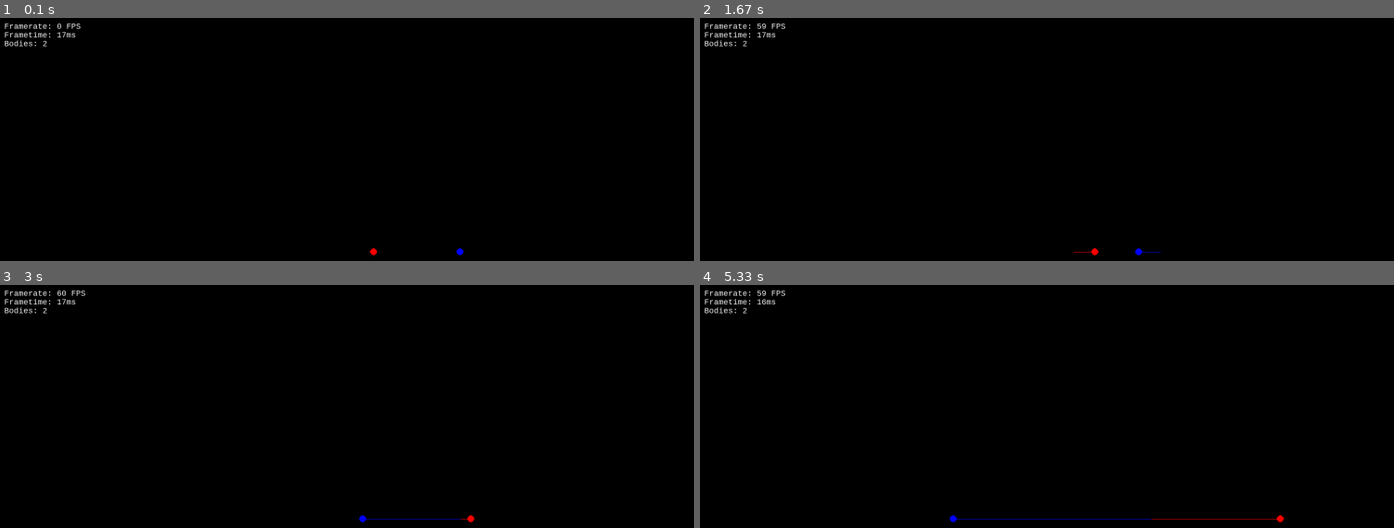
Above: before the commit, frames 1-4 (two rows, left to right).
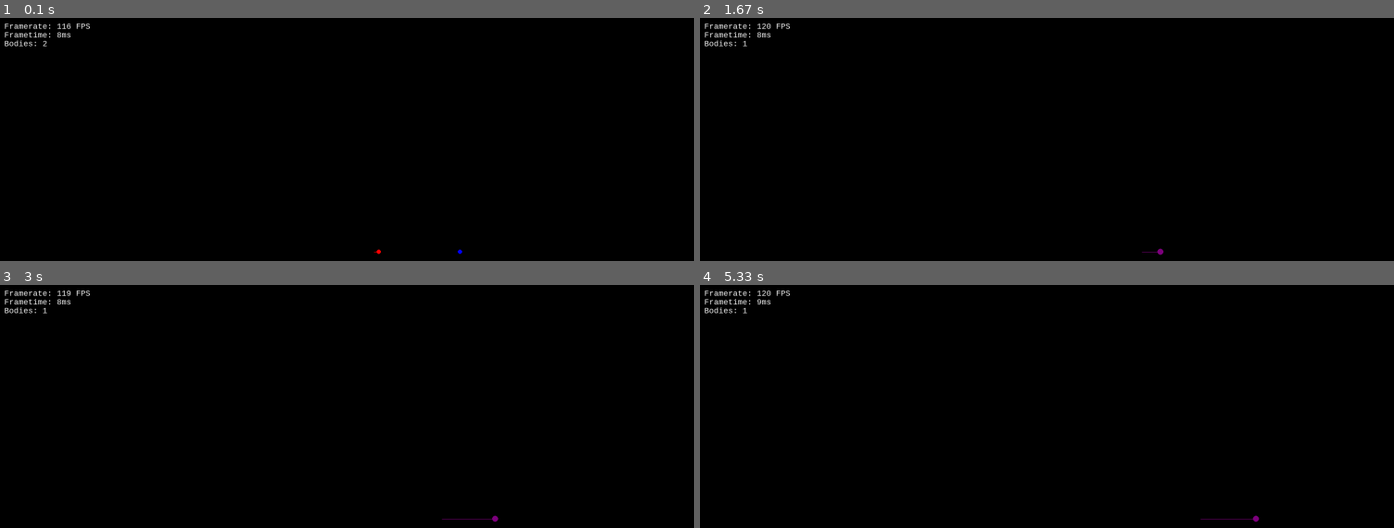
Above: after the commit, the same moments.

Repository: aydanthompson/gravity-simulator-pygame
Game: pygame game, started from main.py
Same seed, same stepped clock (60 frames per second), same inputs: the game is played once before the commit and once after it.
Inputs:
- Up to frame 1 (0.1 s): no input
- Up to frame 2 (1.67 s): no input
- Up to frame 3 (3 s): no input
- Up to frame 4 (5.33 s): no input

The runs differ from the first frame. In frame 1, 0.2% of the frame differs, in the area x 8-67%, y 2-98%; in frame 2, 0.2%; in frame 3, 0.3%; in frame 4, 0.4%, in the area x 6-85%, y 2-98%.

Commit message:
Fixed collision physics

Diff:
--- a/main.py
+++ b/main.py
@@ -11,18 +11,18 @@
         self,
         name: str,
         mass: int | float,
-        pos_x: int | float,
-        pos_y: int | float,
-        vel_x: int | float = 0,
-        vel_y: int | float = 0,
+        position_x: int | float,
+        position_y: int | float,
+        velocity_x: int | float = 0,
+        velocity_y: int | float = 0,
         color: tuple = (255, 255, 255),
     ):
         self.name = name
         self.mass = mass
-        self.pos_x = pos_x
-        self.pos_y = pos_y
-        self.vel_x = vel_x
-        self.vel_y = vel_y
+        self.position_x = position_x
+        self.position_y = position_y
+        self.velocity_x = velocity_x
+        self.velocity_y = velocity_y
         self.color = color
 
         self.force_x = 0.0
@@ -30,9 +30,10 @@
 
         self.trail = []
 
-        self.update_radius()
-
-    def update_radius(self):
+        self._update_radius()
+        self._update_momentum()
+
+    def _update_radius(self):
         # Assume the mass is the area of the circle.
         self.radius = math.sqrt(self.mass / math.pi)
         return self
@@ -41,22 +42,22 @@
         """Updates the force applied to this body for each body in `bodies`."""
         for second_body in bodies:
             if self != second_body:
-                self._update_force(second_body)
-        return self
-
-    def _update_force(self, second_body: "Body"):
+                self._update_force(second_body, bodies)
+        return self
+
+    def _update_force(self, second_body: "Body", bodies: list["Body"]):
         # In our universe, G (gravitational constant) is equal to 6.67430e-11, but in
         # this simulation G can be set to different values to change the proportionality
         # of the force applied to each body.
         G = 1.0
 
-        dx = self.pos_x - second_body.pos_x
-        dy = self.pos_y - second_body.pos_y
+        dx = self.position_x - second_body.position_x
+        dy = self.position_y - second_body.position_y
         d = math.sqrt(dx**2 + dy**2)
 
-        if d <= self.radius + second_body.radius:
+        if d <= (self.radius + second_body.radius) / 2:
             force = 0
-            # self.combine(other_body, bodies)
+            self.combine(second_body, bodies)
         else:
             # Newton's Universal Law of Gravitation:
             # https://phys.libretexts.org/Bookshelves/Conceptual_Physics/Introduction_to_Physics_(Park)/02%3A_Mechanics_I_-_Motion_and_Forces/02%3A_Dynamics/2.09%3A_Newtons_Universal_Law_of_Gravitation
@@ -69,20 +70,21 @@
 
     def update_position(self, timestep: float = 1.0):
         # a = F / m
-        self.accel_x = self.force_x / self.mass
-        self.accel_y = self.force_y / self.mass
+        self.acceleration_x = self.force_x / self.mass
+        self.acceleration_y = self.force_y / self.mass
 
         # v = at
         # v2 = v1 + at
-        self.vel_x += self.accel_x * timestep
-        self.vel_y += self.accel_y * timestep
+        self.velocity_x += self.acceleration_x * timestep
+        self.velocity_y += self.acceleration_y * timestep
 
         # s = vt
         # s2 = s1 + vt
-        self.pos_x += self.vel_x * timestep
-        self.pos_y += self.vel_y * timestep
+        self.position_x += self.velocity_x * timestep
+        self.position_y += self.velocity_y * timestep
 
         self._reset_force()
+        self._update_momentum()
         return self
 
     def _reset_force(self):
@@ -90,17 +92,36 @@
         self.force_y = 0.0
         return self
 
-    def combine(self, other_body: "Body", bodies: list):
-        self.mass += other_body.mass
-        self.radius = math.sqrt(self.radius**2 + other_body.radius**2)
-        self.pos_x = (self.pos_x + other_body.pos_x) / 2
-        self.pos_y = (self.pos_y + other_body.pos_y) / 2
-        self.vel_x = (self.vel_x + other_body.vel_x) / 2
-        self.vel_y = (self.vel_y + other_body.vel_y) / 2
+    def _update_momentum(self) -> "Body":
+        self.momentum_x = self.mass * self.velocity_x
+        self.momentum_y = self.mass * self.velocity_y
+        return self
+
+    def combine(self, second_body: "Body", bodies: list["Body"]):
+        # Combine mass.
+        self.mass += second_body.mass
+        self._update_radius()
+
+        # Combine position.
+        self.position_x = (self.position_x + second_body.position_x) / 2
+        self.position_y = (self.position_y + second_body.position_y) / 2
+
+        # Combine momentum and update velocity.
+        self.momentum_x += second_body.momentum_x
+        self.momentum_y += second_body.momentum_y
+        self.velocity_x = self.momentum_x / self.mass
+        self.velocity_y = self.momentum_y / self.mass
+
+        # Combine colors.
         self.color = tuple(
-            [int(self.color[i] + other_body.color[i]) / 2 for i in range(3)]
-        )
-        bodies.remove(other_body)
+            (color_1 + color_2) // 2
+            for _, (color_1, color_2) in enumerate(zip(self.color, second_body.color))
+        )
+
+        bodies.remove(second_body)
+
+        # Reset trail.
+        self.trail = []
 
     def update_trail(self):
         """Adds the current position to the trail and removes the oldest position from
@@ -108,7 +129,7 @@
         """
         trail_max = 2**8
 
-        self.trail.append((self.pos_x, self.pos_y))
+        self.trail.append((self.position_x, self.position_y))
 
         # Remove the oldest position from the trail if
         # the number of points exceeds `trail_max`.
@@ -116,17 +137,20 @@
             self.trail.pop(0)
         return self
 
-    def get_pos(self):
-        return (self.pos_x, self.pos_y)
-
-    def get_vel(self):
-        return (self.vel_x, self.vel_y)
-
-    def get_accel(self):
-        return (self.accel_x, self.accel_y)
+    def get_position(self):
+        return (self.position_x, self.position_y)
+
+    def get_velocity(self):
+        return (self.velocity_x, self.velocity_y)
+
+    def get_acceleration(self):
+        return (self.acceleration_x, self.acceleration_y)
 
     def get_force(self):
         return (self.force_x, self.force_y)
+
+    def get_momentum(self):
+        return (self.momentum_x, self.momentum_y)
 
 
 def main() -> None:
@@ -143,22 +167,21 @@
     bodies: list["Body"] = []
     bodies.append(
         Body(
-            "a",
-            mass=250,
-            pos_x=(WINDOW_SIZE[0] / 2) - 100,
-            pos_y=WINDOW_SIZE[1] / 2,
+            "red",
+            mass=100,
+            position_x=(WINDOW_SIZE[0] / 2) - 100,
+            position_y=WINDOW_SIZE[1] / 2,
             color=(255, 0, 0),
-            vel_x=0.1,
+            velocity_x=1,
         )
     )
     bodies.append(
         Body(
-            "b",
-            mass=250,
-            pos_x=(WINDOW_SIZE[0] / 2) + 100,
-            pos_y=WINDOW_SIZE[1] / 2,
+            "blue",
+            mass=100,
+            position_x=(WINDOW_SIZE[0] / 2) + 100,
+            position_y=WINDOW_SIZE[1] / 2,
             color=(0, 0, 255),
-            vel_x=-0.1,
         )
     )
 
@@ -178,6 +201,7 @@
         for body in bodies:
             body.update_force(bodies)
 
+        # Update the position of the body and redraw.
         for body in bodies:
             # Update the position and trail.
             body.update_position(timestep=timestep)
@@ -187,7 +211,7 @@
             pygame.draw.circle(
                 window,
                 body.color,
-                (body.pos_x, body.pos_y),
+                (body.position_x, body.position_y),
                 body.radius,
             )
             if len(body.trail) > 2:
@@ -217,7 +241,7 @@
 
         pygame.display.flip()
 
-        clock.tick()
+        clock.tick(120)
 
 
 if __name__ == "__main__":
